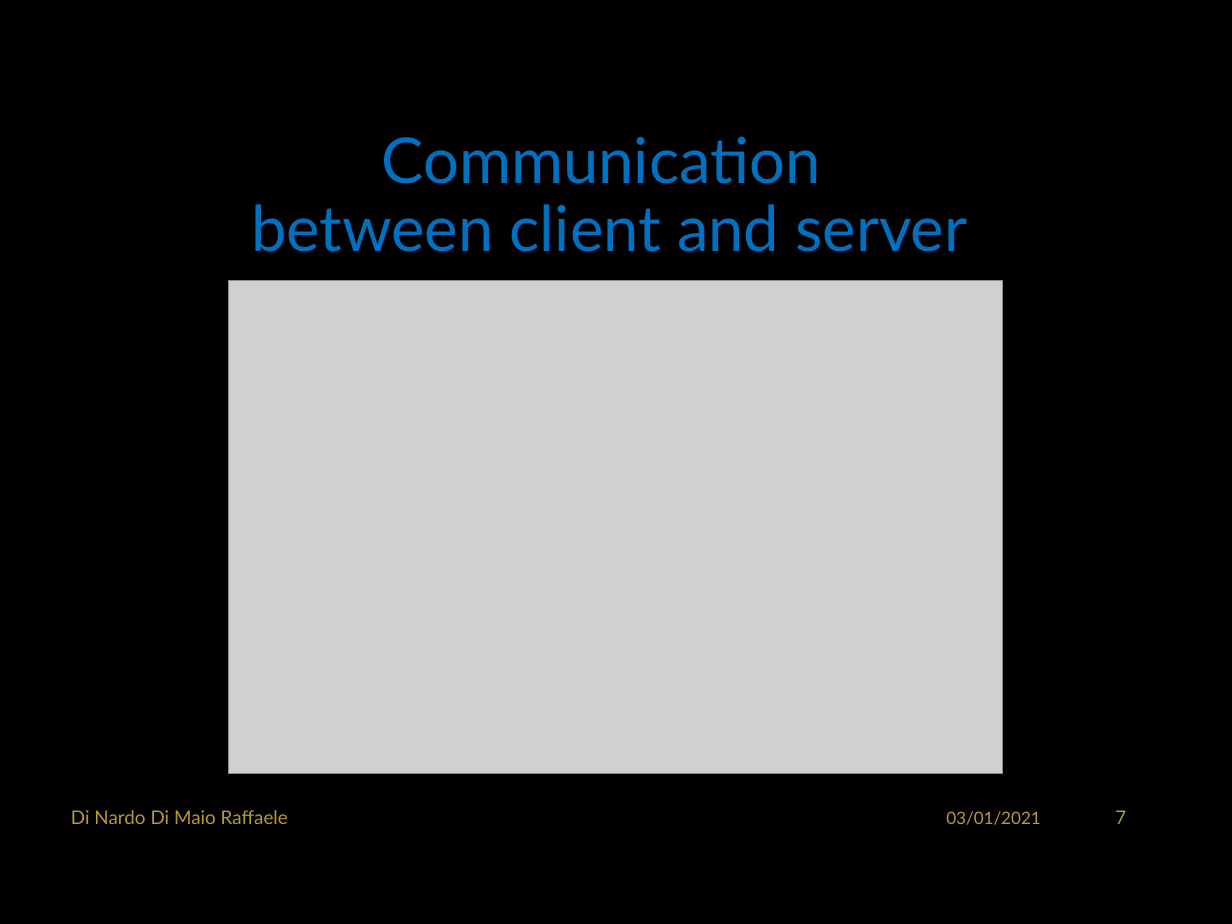
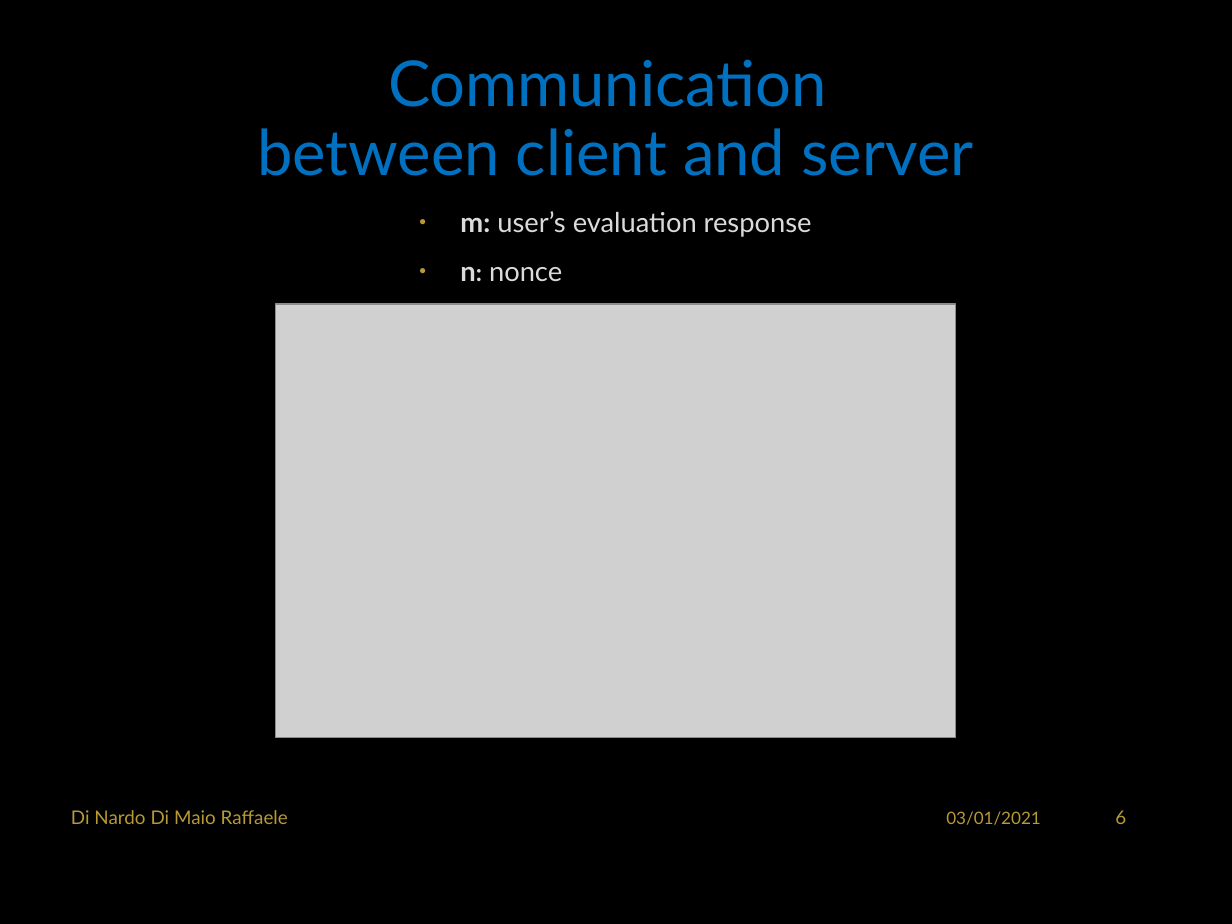
Before and after one commit to RaffaDNDM/AcCAPPCHA, a slide deck: slide 7 of Thesis/AcCAPPCHA.pptx (slide 8 before the commit). Drawn at 1232x924 pixels with LibreOffice and Linux fonts; fonts in the diff are those of the drawing; grey boxes stand for pictures; background and template pictures are left out. Boxes give left, top, right and bottom in pixels: in the first picture for what was removed or moved away, otherwise in the second. Text is boxed around its words. In the diff, an @@ line names an element or a change of style, - is before the commit and + after.

```diff
--- a/Thesis/AcCAPPCHA.pptx
+++ b/Thesis/AcCAPPCHA.pptx
@@ title "Communication between client and server": place and size @@
-title "Communication between client and server" at [251,136,967,252]
+title "Communication between client and server" at [257,59,974,176]
@@ text added at [460,211,812,281], 16 pt, text #DADADA @@
+• m: user’s evaluation response
+• n: nonce
@@ picture: place and size @@
-picture at [228,281,1002,774]
+picture at [275,304,955,738]
@@ page number at [1115,810,1126,824]: text changed @@
-7
+6
```
Also in this commit, not shown: 7 other slides changed, 2 slides removed, 6 other files.
